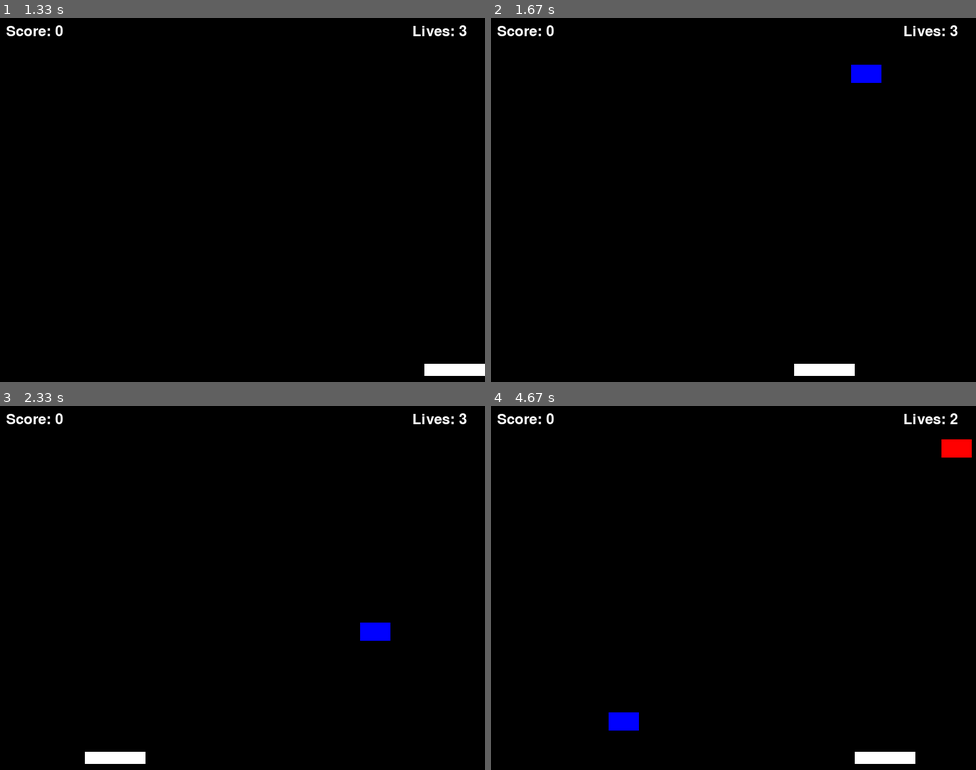
Above: before the commit, frames 1-4 (two rows, left to right).
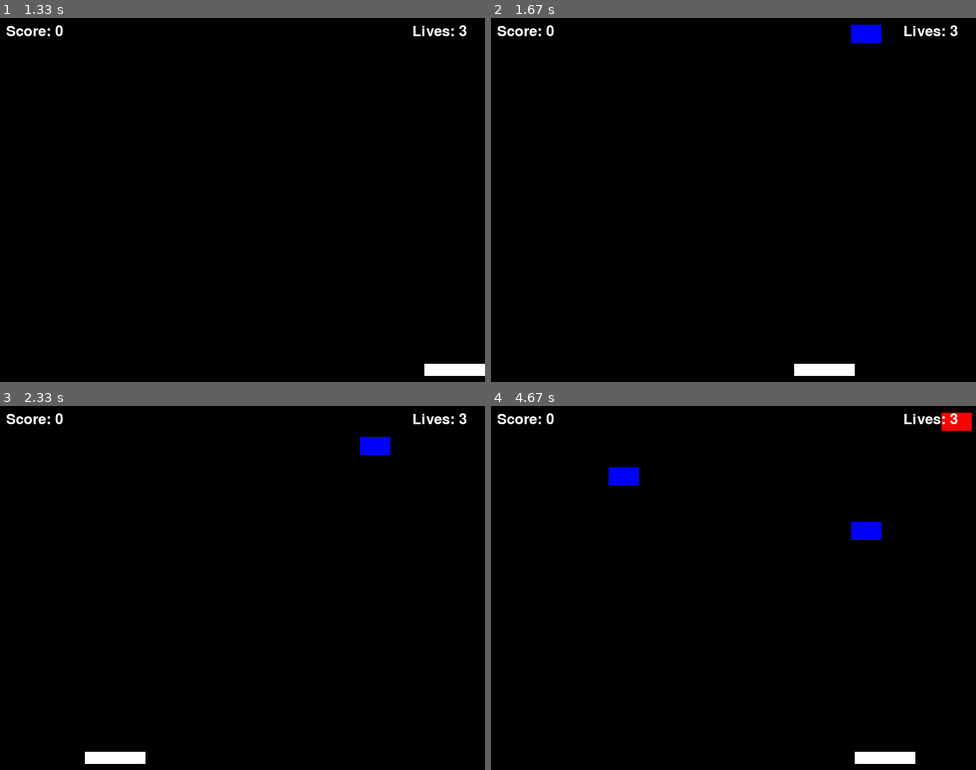
Above: after the commit, the same moments.

Repository: aknim/pygame-falling-bricks
Game: pygame game, started from falling_bricks.py
Two runs of this game, one before a commit and one after it. Both use one fixed random seed, a clock stepped at 60 frames per second and the inputs below.
Inputs:
- Up to frame 1 (1.33 s): hold Right 0.33-0.8 s; hold Right 0.83-1.3 s
- Up to frame 2 (1.67 s): hold Left from 1.33 s (still down)
- Up to frame 3 (2.33 s): release Left at 1.87 s; hold Left 1.9-2.3 s
- Up to frame 4 (4.67 s): hold Right 2.33-2.97 s; hold Left 3-3.47 s; hold Right 3.5-3.97 s; hold Right 4-4.47 s; hold Left from 4.5 s (still down)

Frame 1 is identical in both runs. In frame 2, 0.6% of the frame differs, in the area x 74-81%, y 1-18%; in frame 3, 0.6%; in frame 4, 1.5%, in the area x 24-100%, y 1-90%.

Commit message:
Day 1.8 20x1 Added game progression

Diff:
--- a/falling_bricks.py
+++ b/falling_bricks.py
@@ -24,6 +24,9 @@
 BRICK_HEIGHT = 30
 
 FPS = 60
+
+SPEED_INCREASE_THRESHOLD = 100 # Increase speed every 100 points
+MAX_BRICK_SPEED = 1000 # Max speed for bricks
 
 paddle_x = (SCREEN_WIDTH - PADDLE_WIDTH) // 2
 paddle_y = (SCREEN_HEIGHT - PADDLE_HEIGHT - 10)
@@ -78,6 +81,19 @@
 brick_spawn_timer = 0 # Timer to control brick spawn rate
 BRICK_SPAWN_RATE = 90 # Spawn a new brick every 30 frames
 
+# Track how much the speed should increase
+def update_brick_speed():
+    global BRICK_SPAWN_RATE, MAX_BRICK_SPEED, SPEED_INCREASE_THRESHOLD
+
+    # Increase brick speed after each threshold
+    if score >= SPEED_INCREASE_THRESHOLD:
+        BRICK_SPAWN_RATE = max(10, BRICK_SPAWN_RATE - 5) # Decrease spawn rate for faster game
+        SPEED_INCREASE_THRESHOLD += 100 # Increase threshold for next speed-up
+
+    # Make bricks fall faster over time based on score
+    brick_speed_increase = min(MAX_BRICK_SPEED, 1 + score // 200) # Increase speed slowly
+    return brick_speed_increase
+
 running = True
 while running:
     for event in pygame.event.get():
@@ -101,12 +117,13 @@
     # Draw the paddle
     pygame.draw.rect(screen, WHITE, (paddle_x, paddle_y, PADDLE_WIDTH, PADDLE_HEIGHT))
 
+
     # Spawn bricks at intervals
     brick_spawn_timer += 1
     if brick_spawn_timer >= BRICK_SPAWN_RATE:
         brick_spawn_timer = 0
         brick_x = random.randint(0, SCREEN_WIDTH - BRICK_WIDTH)
-        brick_speed = random.randint(3, 7)
+        brick_speed = update_brick_speed()
         brick_type = random.choices(
             ["regular", "heavy", "bonus"], weights = [70, 20, 10], k=1
         )[0]
